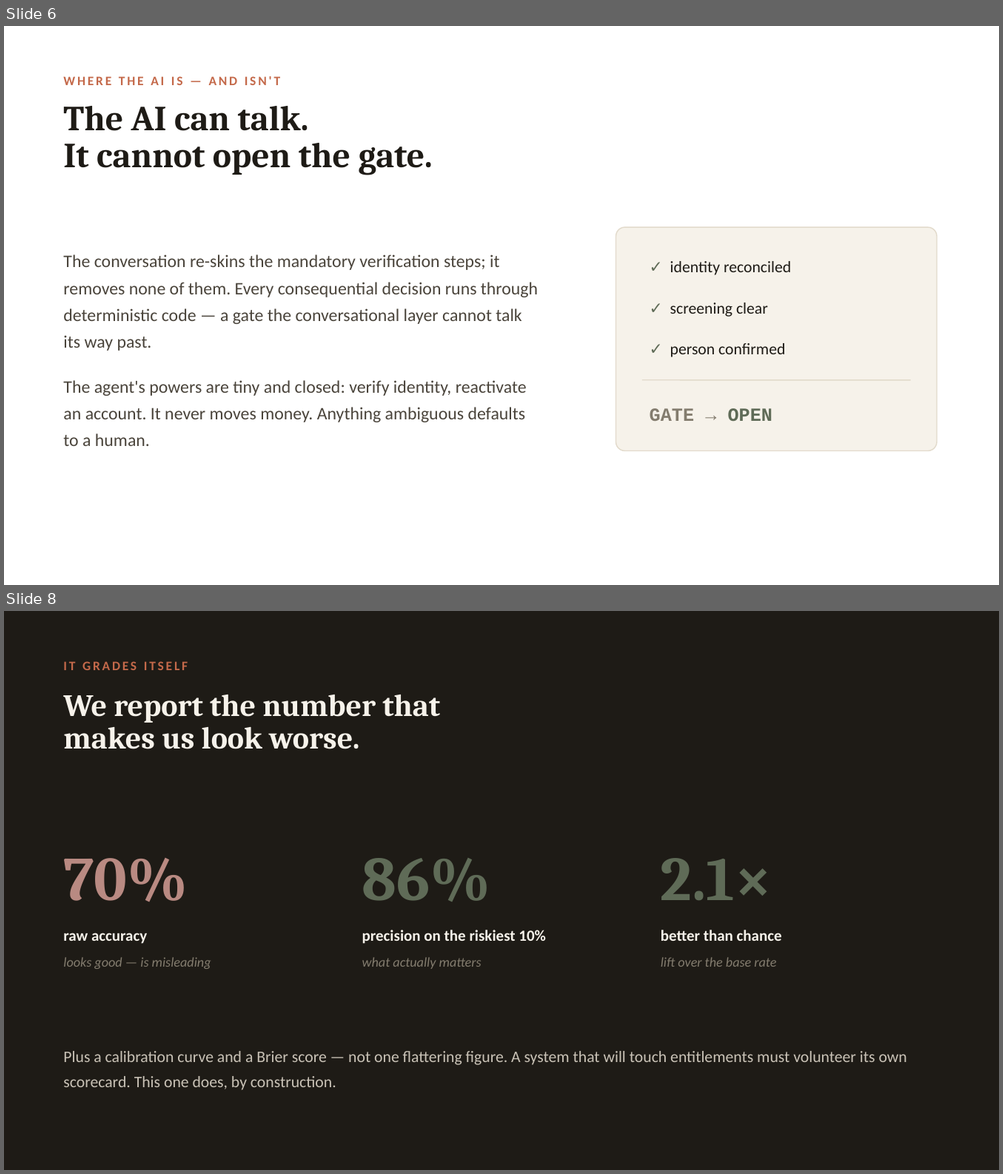
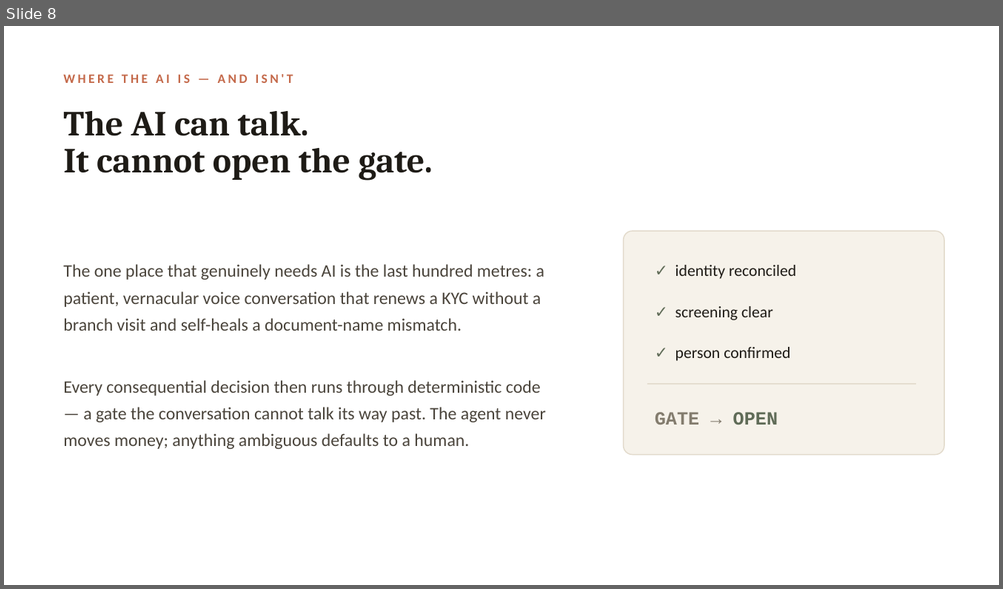
Before and after one commit to mahakchoradia19-droid/nischay-sbi, a slide deck: docs/Nischay_SBI_Hackathon.pptx. Shown one above the other, each under a label of ours: slides 6 and 8 before the commit, slide 8 after it; the slides between them are not shown. The pictures are 1003x1174 and 1003x589 pixels, drawn with LibreOffice and Linux fonts; fonts in the diff are those of the drawing. Boxes give left, top, right and bottom in pixels: in the first picture for what was removed or moved away, otherwise in the second. Text is boxed around its words. In the diff, an @@ line names an element or a change of style, - is before the commit and + after.

```diff
--- a/docs/Nischay_SBI_Hackathon.pptx
+++ b/docs/Nischay_SBI_Hackathon.pptx
@@ slide 8 removed at [4, 611, 999, 1170], background #1E1B16 @@
@@ text removed at [63, 661, 188, 670] @@
-IT GRADES ITSELF
@@ text removed at [63, 695, 440, 749] @@
-We report the number that
-makes us look worse.
@@ text removed at [63, 858, 188, 902] @@
-70%
@@ text removed at [362, 858, 491, 902] @@
-86%
@@ text removed at [660, 858, 771, 900] @@
-2.1×
@@ text removed at [63, 933, 147, 944] @@
-raw accuracy
@@ text removed at [362, 930, 546, 944] @@
-precision on the riskiest 10%
@@ text removed at [660, 930, 782, 941] @@
-better than chance
@@ text removed at [63, 957, 211, 969] @@
-looks good — is misleading
@@ text removed at [362, 957, 481, 969] @@
-what actually matters
@@ text removed at [660, 957, 776, 967] @@
-lift over the base rate
@@ text removed at [63, 1051, 907, 1091] @@
-Plus a calibration curve and a Brier score — not one flattering figure. A system that will touch entitlements must volunteer its own scorecard. This one does, by construction.
@@ what was slide 6 is now slide 8 @@
@@ slide 8 changed as well @@
@@ text "WHERE THE AI IS — ..." at [63, 74, 293, 83]: letter spacing 2 to 2.5 pt @@
@@ text "The AI can talk." at [63, 111, 432, 180]: line spacing 35.7pt to 35.4pt @@
@@ rounded rectangle: place and size @@
-rounded rectangle at [616, 227, 936, 452]
+rounded rectangle at [623, 231, 944, 455]
@@ text at [63, 264, 544, 331]: text changed @@
-The conversation re-skins the mandatory verification steps; it removes none of them. Every consequential decision runs through deterministic code — a gate the conversational layer cannot talk its way past.
+The one place that genuinely needs AI is the last hundred metres: a patient, vernacular voice conversation that renews a KYC without a branch visit and self-heals a document-name mismatch.
@@ text at [63, 380, 546, 449]: text changed @@
-The agent's powers are tiny and closed: verify identity, reactivate an account. It never moves money. Anything ambiguous defaults to a human.
+Every consequential decision then runs through deterministic code — a gate the conversation cannot talk its way past. The agent never moves money; anything ambiguous defaults to a human.
@@ 4 texts, 1 line: place and size @@
-4 texts, 1 line at [642, 261, 910, 421]
+4 texts, 1 line at [647, 265, 916, 425]
```
Also in this commit, not shown: 5 other slides changed, 6 slides added, 5 other slides removed, 8 other files.
